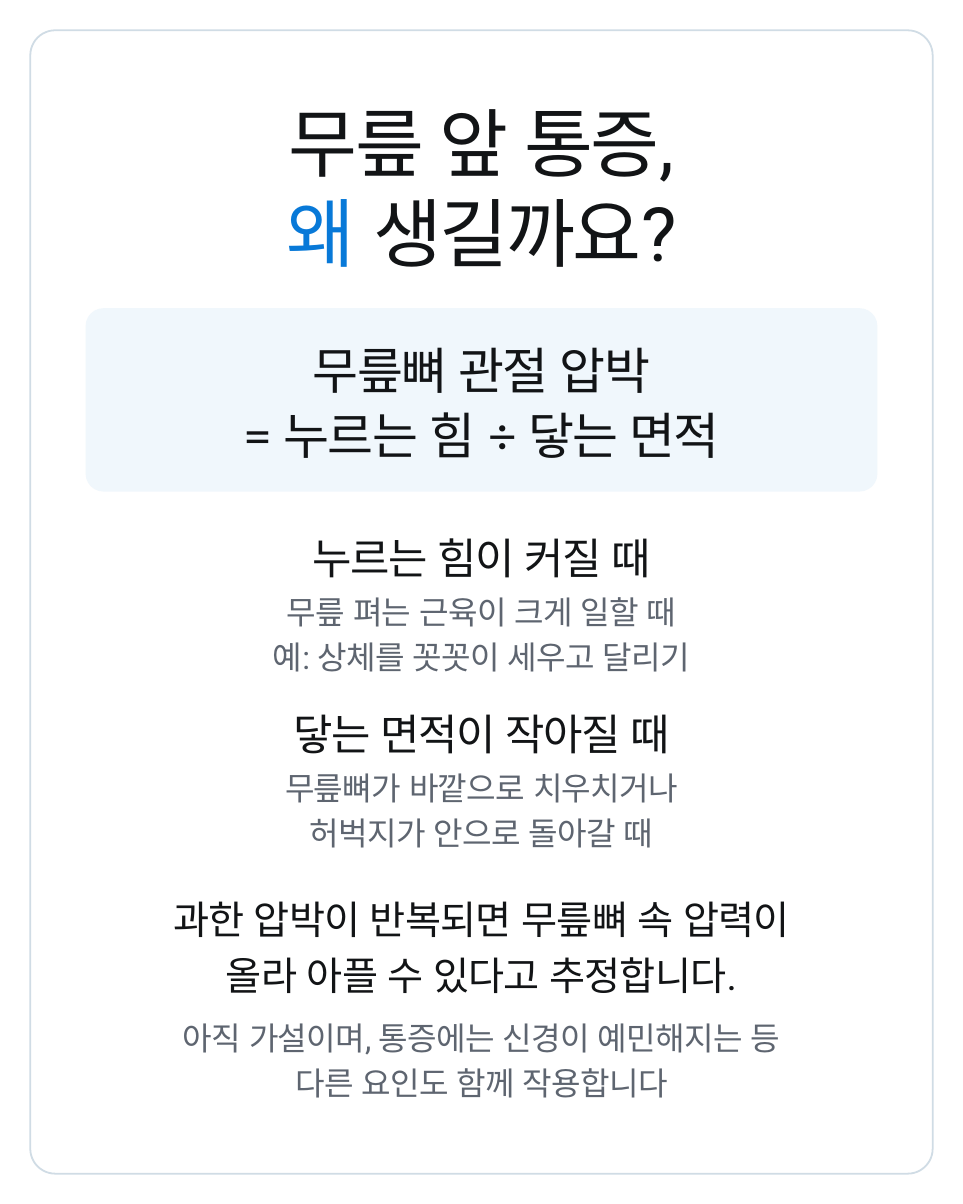
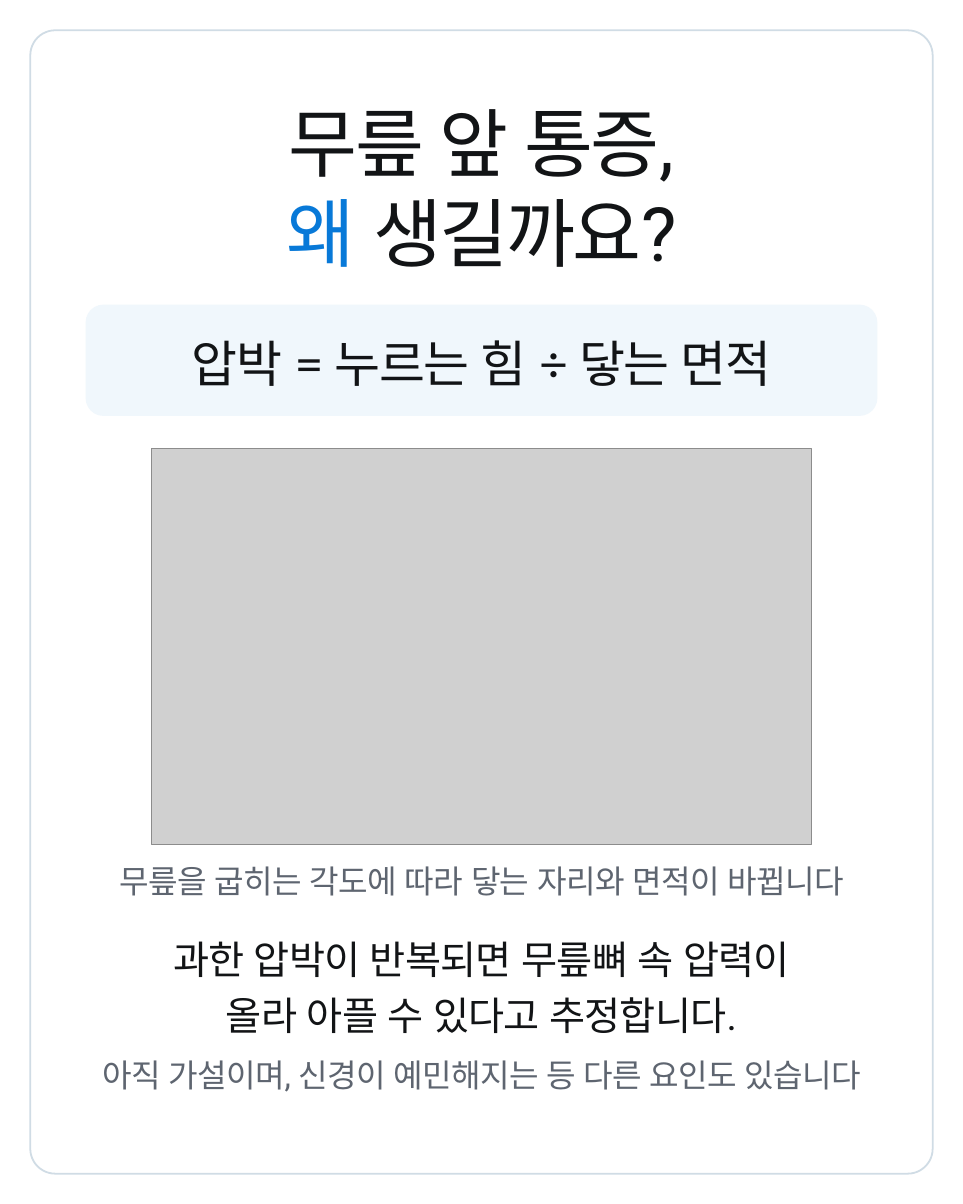
Before and after one commit to js920915-cyber/New-box, a slide deck: slide 1 of content/pfp-runners-part2-why/adobe-express/pfp-runners-part2-why-express.pptx. Drawn at 963x1204 pixels with LibreOffice and Linux fonts; fonts in the diff are those of the drawing; grey boxes stand for pictures. Boxes give left, top, right and bottom in pixels: in the first picture for what was removed or moved away, otherwise in the second. Text is boxed around its words. In the diff, an @@ line names an element or a change of style, - is before the commit and + after.

```diff
--- a/content/pfp-runners-part2-why/adobe-express/pfp-runners-part2-why-express.pptx
+++ b/content/pfp-runners-part2-why/adobe-express/pfp-runners-part2-why-express.pptx
@@ rounded rectangle resized from (x1=86, y1=308, x2=877, y2=491) to (x1=86, y1=305, x2=877, y2=416) @@
@@ rounded rectangle at (x1=86, y1=305, x2=877, y2=416): proportions changed @@
@@ text at (x1=192, y1=340, x2=771, y2=386): text changed @@
-= 누르는 힘 ÷ 닿는 면적
+압박 = 누르는 힘 ÷ 닿는 면적
@@ text removed at (x1=313, y1=347, x2=650, y2=393) @@
-무릎뼈 관절 압박
@@ picture added at (x1=152, y1=448, x2=811, y2=845) @@
@@ text removed at (x1=312, y1=538, x2=650, y2=578) @@
-누르는 힘이 커질 때
@@ text removed at (x1=287, y1=597, x2=677, y2=627) @@
-무릎 펴는 근육이 크게 일할 때
@@ text removed at (x1=273, y1=642, x2=690, y2=672) @@
-예: 상체를 꼿꼿이 세우고 달리기
@@ text removed at (x1=293, y1=714, x2=669, y2=754) @@
-닿는 면적이 작아질 때
@@ text removed at (x1=285, y1=773, x2=678, y2=803) @@
-무릎뼈가 바깥으로 치우치거나
@@ text removed at (x1=310, y1=818, x2=654, y2=848) @@
-허벅지가 안으로 돌아갈 때
@@ text added at (x1=120, y1=866, x2=843, y2=896), 27 pt, text #5E6570 @@
+무릎을 굽히는 각도에 따라 닿는 자리와 면적이 바뀝니다
@@ text "과한 압박이 반복되면 무릎뼈 속 ..." moved from (x1=173, y1=901, x2=790, y2=937) to (x1=173, y1=941, x2=790, y2=977) @@
@@ text "올라 아플 수 있다고 추정합니다." moved from (x1=226, y1=957, x2=737, y2=993) to (x1=226, y1=997, x2=737, y2=1033) @@
@@ text at (x1=102, y1=1060, x2=861, y2=1092): text changed @@
-아직 가설이며, 통증에는 신경이 예민해지는 등
+아직 가설이며, 신경이 예민해지는 등 다른 요인도 있습니다
@@ text removed at (x1=295, y1=1068, x2=668, y2=1098) @@
-다른 요인도 함께 작용합니다
```
Also in this commit, not shown: 15 other files.
